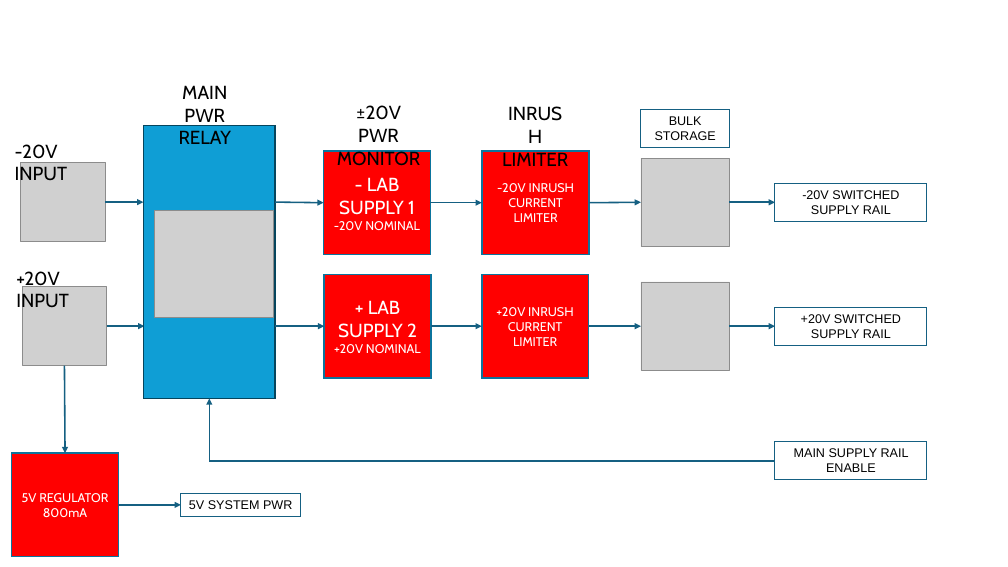
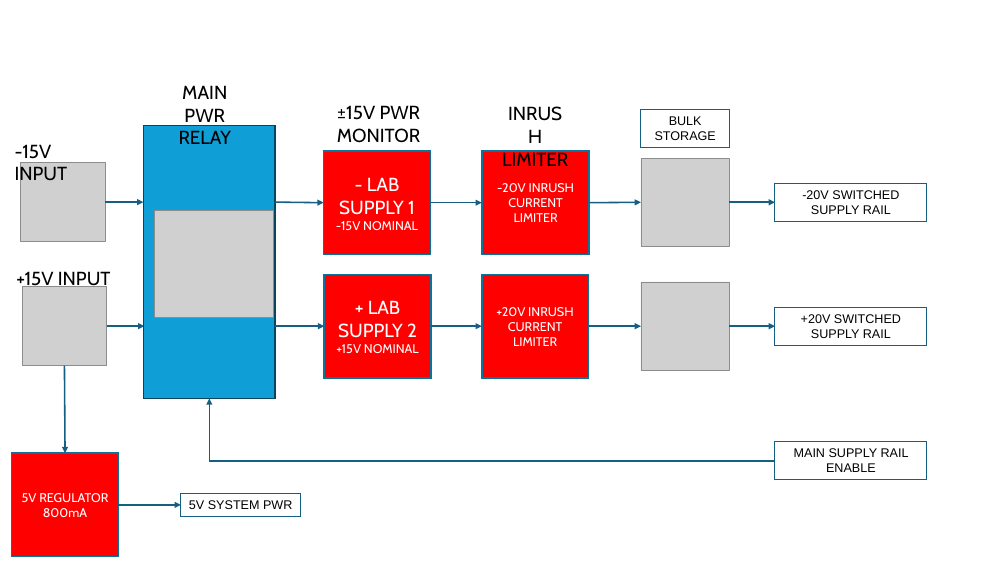
Before and after one commit to habworks/Arb_Power_Booster, a slide deck: slide 1 of Documents/Block Diagram/ArbPwrBoost_BlockDiagram.pptx. Drawn at 1008x567 pixels with LibreOffice and Linux fonts; fonts in the diff are those of the drawing; grey boxes stand for pictures. Boxes give left, top, right and bottom in pixels: in the first picture for what was removed or moved away, otherwise in the second. Text is boxed around its words. In the diff, an @@ line names an element or a change of style, - is before the commit and + after.

```diff
--- a/Documents/Block Diagram/ArbPwrBoost_BlockDiagram.pptx
+++ b/Documents/Block Diagram/ArbPwrBoost_BlockDiagram.pptx
@@ text at (337,105,421,120): text changed @@
-±20V PWR
+±15V PWR
@@ text at (15,144,68,185): text changed @@
--20V INPUT
+-15V INPUT
@@ text in rectangle at (336,221,418,230): text changed @@
--20V NOMINAL
+-15V NOMINAL
@@ text at (16,271,111,290): text changed @@
-+20V INPUT
++15V INPUT
@@ text in rectangle at (336,344,419,353): text changed @@
-+20V NOMINAL
++15V NOMINAL
```
Also in this commit, not shown: 1 other slide changed, 42 other files.
